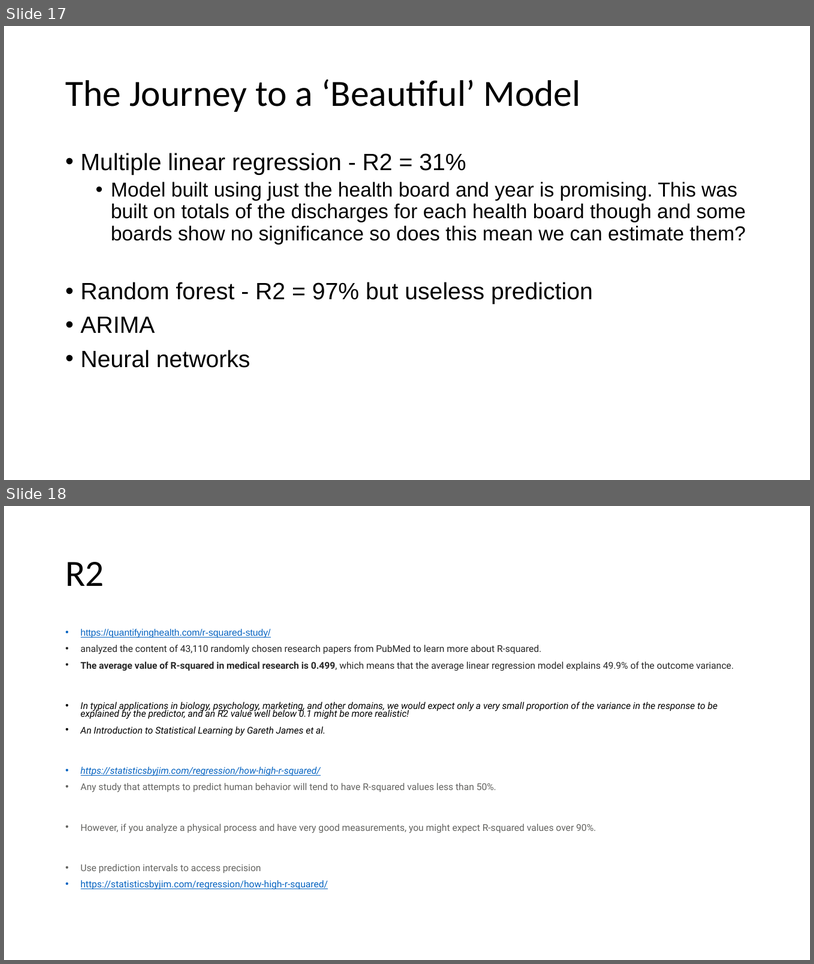
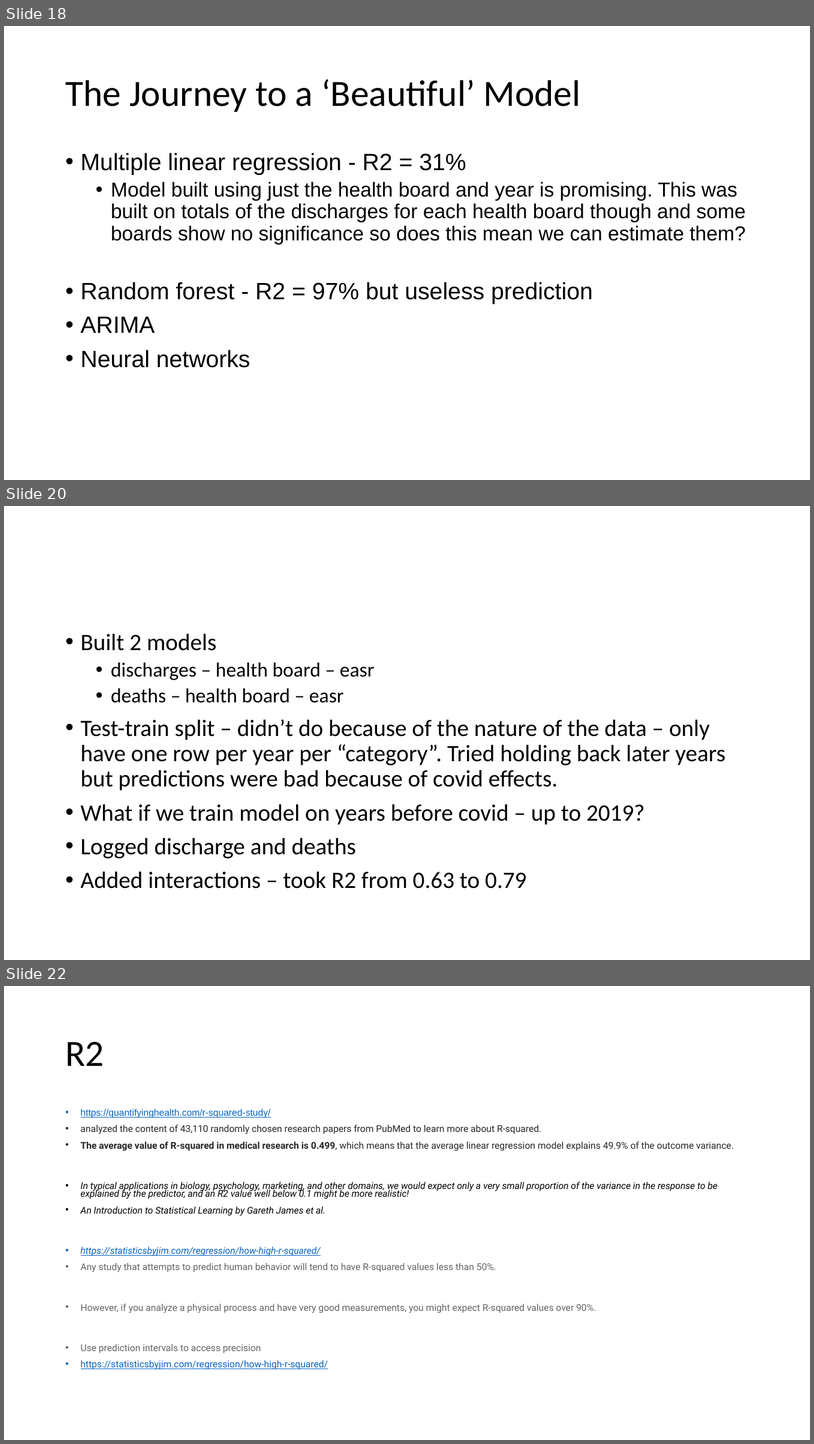
Before and after one commit to fionacarson/final_project_phs_stroke, a slide deck: presentation/phs_stroke_presentation.pptx. Shown one above the other, each under a label of ours: slides 17 and 18 before the commit, slides 18, 20 and 22 after it; the slides between them are not shown. The pictures are 814x964 and 814x1444 pixels, drawn with LibreOffice and Linux fonts; fonts in the diff are those of the drawing. Boxes give left, top, right and bottom in pixels: in the first picture for what was removed or moved away, otherwise in the second. Text is boxed around its words. In the diff, an @@ line names an element or a change of style, - is before the commit and + after.

Commit message:
linear regression model

```diff
--- a/presentation/phs_stroke_presentation.pptx
+++ b/presentation/phs_stroke_presentation.pptx
@@ slide 20 added at [4,506,810,960], background #FFFFFF @@
@@ text added at [81,633,726,888], 28 pt, text #000000 @@
+• Built 2 models
+  • discharges – health board – easr
+  • deaths – health board – easr
+• Test-train split – didn’t do because of the nature of the data – only have one row per year per “category”. Tried holding back later years but predictions were bad because of covid effects.
+• What if we train model on years before covid – up to 2019?
+• Logged discharge and deaths
+• Added interactions – took R2 from 0.63 to 0.79
@@ what was slide 17 is now slide 18 @@
@@ what was slide 18 is now slide 22 @@
```
Also in this commit, not shown: 5 slides changed, 5 other slides added, 3 slides removed, 9 other files.
